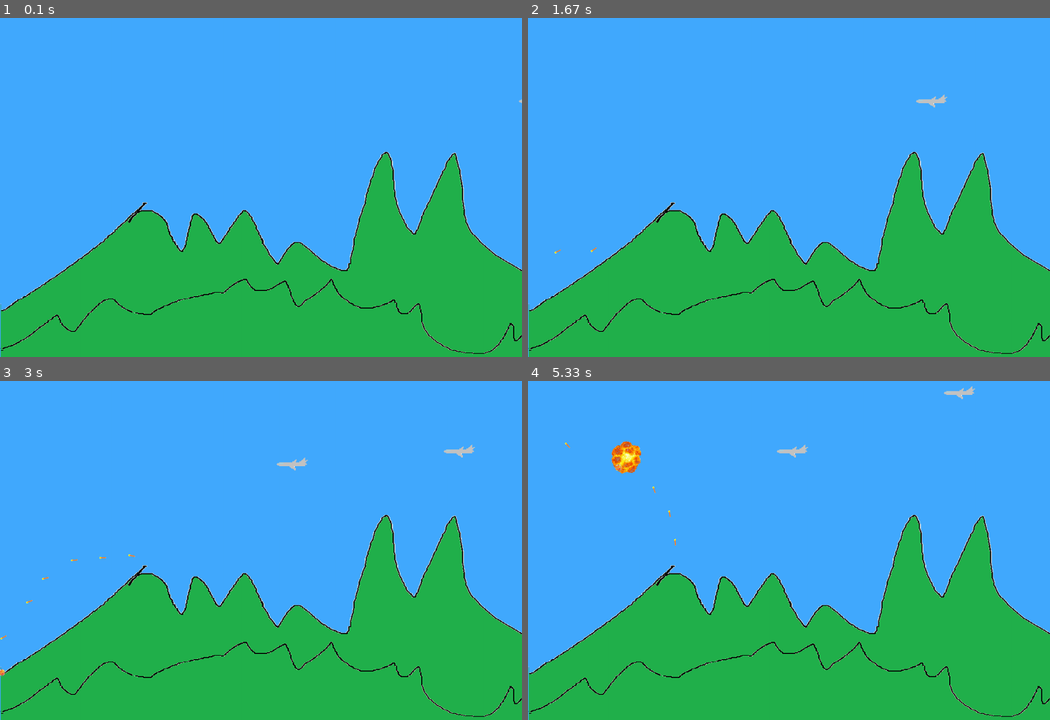
Above: before the commit, frames 1-4 (two rows, left to right).
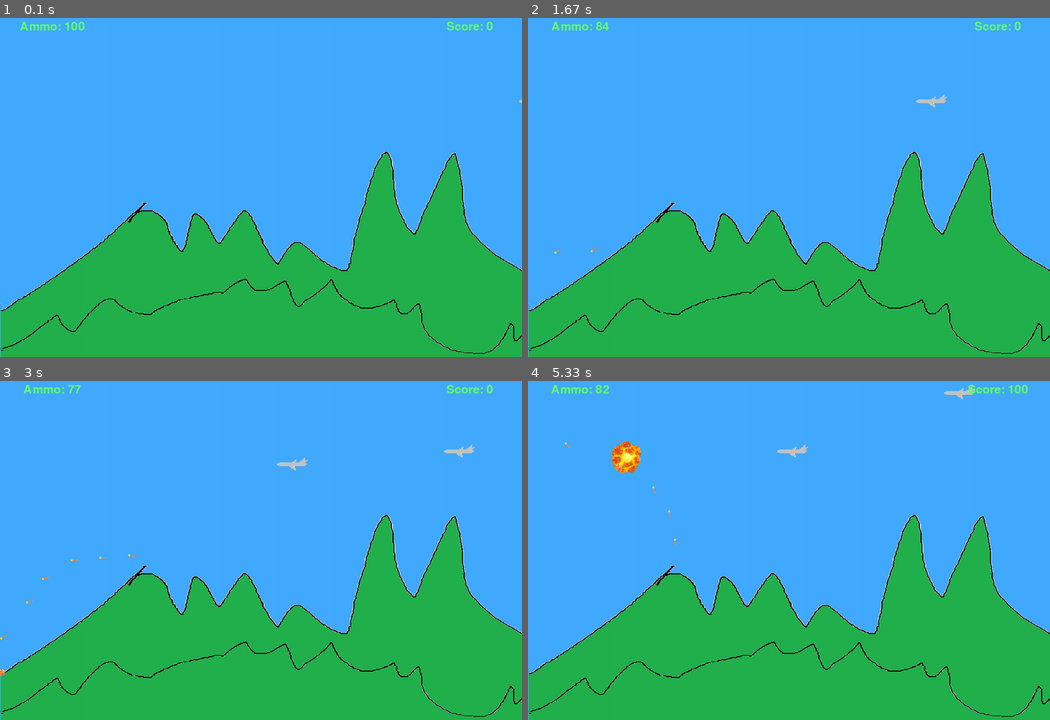
Above: after the commit, the same moments.

Repository: ViktorZhikharev/PyGameProject
Game: pygame game, started from main.py
Same seed, same stepped clock (60 frames per second), same inputs: the game is played once before the commit and once after it.
Inputs:
- Up to frame 1 (0.1 s): no input
- Up to frame 2 (1.67 s): hold Space 0.33-0.87 s; hold Left 0.33-0.87 s; hold Space 0.9-1.43 s; hold Left 0.9-1.43 s
- Up to frame 3 (3 s): hold Space from 2.53 s (still down); hold Right from 2.53 s (still down)
- Up to frame 4 (5.33 s): release Space at 3.17 s; release Right at 3.17 s; hold Space from 4.87 s (still down); hold Right from 4.87 s (still down)

The runs differ from the first frame. In frame 1, 0.3% of the frame differs, in the area x 3-95%, y 1-4%; in frame 2, 0.3%; in frame 3, 0.2%; in frame 4, 0.3%, in the area x 4-96%, y 1-4%.

Commit message:
beta 0.1.1 - добавлено лимитированное количество патронов, счётчик очков, экран game over, исправлена кодировка

Diff:
--- a/main.py
+++ b/main.py
@@ -1,4 +1,4 @@
-import pygame, os, sys, random, time, math, copy
+import pygame, os, sys, random, datetime, math, copy
 
 size = width, height = 1500, 1000
 screen = pygame.display.set_mode(size)
@@ -121,8 +121,13 @@
         super().__init__(pos, 'bmb.png', 0.3)
 
     def kill(self, key=False):
+        global score, ammo
         if key:
+            score += 100
+            ammo += 15
             Kaboom((self.rect.x, self.rect.y - 50), 'bomberboom.png', 20)
+        else:
+            score -= 100
         super().kill()
 
 
@@ -131,8 +136,13 @@
         super().__init__(pos, 'fgt.png', 0.6)
 
     def kill(self, key=False):
+        global score, ammo
         if key:
+            score += 50
+            ammo += 20
             Kaboom((self.rect.x, self.rect.y - 25), 'fighterboom.png', 15)
+        else:
+            score -= 50
         super().kill()
 
 
@@ -141,8 +151,13 @@
         super().__init__(pos, 'rct.png', 1)
 
     def kill(self, key=False):
+        global score, ammo
         if key:
+            score += 150
+            ammo += 45
             Kaboom((self.rect.x, self.rect.y - 25), 'bomberboom.png', 20)
+        else:
+            score -= 150
         super().kill()
 
 
@@ -150,66 +165,99 @@
 
 
 if __name__ == '__main__':
+    pygame.display.set_caption('PyGameProject')
+    pygame.init()
+    selector = 1
     while True:
-        pygame.display.set_caption('PyGameProject')
-        pygame.init()
         fc = 0
+        score = 0
+        ammo = 100
         lvlcount = 240
         clock = pygame.time.Clock()
         all_sprites = pygame.sprite.Group()
-        mountain = Background('lvl1.png')
+        if selector == 1:
+            mountain = Background('lvl1.png')
+            aa_pos = (420, 530)
         running = check = True
         shoot = tl = tr = False
         while running:
-            screen.fill((66, 170, 255))
-            all_sprites.draw(screen)
-            all_sprites.update()
-            dt = clock.tick(120)
-            for event in pygame.event.get():
-                if event.type == pygame.QUIT:
-                    running = False
-                if event.type == pygame.KEYDOWN:
-                    if event.key == pygame.K_SPACE:
-                        shoot = True
-                    if event.key == pygame.K_LEFT:
-                        tl = True
-                    if event.key == pygame.K_RIGHT:
-                        tr = True
-                if event.type == pygame.KEYUP:
-                    if event.key == pygame.K_SPACE:
-                        shoot = False
-                    if event.key == pygame.K_LEFT:
-                        tl = False
-                    if event.key == pygame.K_RIGHT:
-                        tr = False
-            if shoot and fc % 8 == 0:
-                Bullet((420, 530), 'blt1.png')
-            if fc < 10000:
-                if fc % lvlcount == 0:
-                    Bomber((width - 1, random.randint(0, 250)))
-            elif fc >= 10000 and fc < 100000:
-                if fc % lvlcount == 0:
-                    if random.choice([True, False]):
+            if score < 0:
+                screen.fill((0, 0, 0))
+                font = pygame.font.Font(None, 150)
+                stext = font.render('Game Over', True, (0, 255, 255))
+                stext_x = width // 2 - stext.get_width() // 2
+                stext_y = height // 2 - stext.get_height() // 2
+                stext_w = stext.get_width()
+                stext_h = stext.get_height()
+                screen.blit(stext, (stext_x, stext_y))
+                for event in pygame.event.get():
+                    if event.type == pygame.QUIT:
+                        running = False
+                pygame.display.flip()
+            else:
+                screen.fill((66, 170, 255))
+                all_sprites.draw(screen)
+                all_sprites.update()
+                font = pygame.font.Font(None, 50)
+                stext = font.render('Score: ' + str(score), True, (100, 255, 100))
+                stext_x = width - 150 - stext.get_width() // 2
+                stext_y = 50 - stext.get_height() // 2
+                stext_w = stext.get_width()
+                stext_h = stext.get_height()
+                screen.blit(stext, (stext_x, stext_y))
+                atext = font.render('Ammo: ' + str(ammo), True, (100, 255, 100))
+                atext_x = 150 - atext.get_width() // 2
+                atext_y = 50 - atext.get_height() // 2
+                atext_w = atext.get_width()
+                atext_h = atext.get_height()
+                screen.blit(atext, (atext_x, atext_y))
+                dt = clock.tick(120)
+                for event in pygame.event.get():
+                    if event.type == pygame.QUIT:
+                        running = False
+                    if event.type == pygame.KEYDOWN:
+                        if event.key == pygame.K_SPACE:
+                            shoot = True
+                        if event.key == pygame.K_LEFT:
+                            tl = True
+                        if event.key == pygame.K_RIGHT:
+                            tr = True
+                    if event.type == pygame.KEYUP:
+                        if event.key == pygame.K_SPACE:
+                            shoot = False
+                        if event.key == pygame.K_LEFT:
+                            tl = False
+                        if event.key == pygame.K_RIGHT:
+                            tr = False
+                if shoot and fc % 8 == 0 and ammo != 0:
+                    ammo -= 1
+                    Bullet(aa_pos, 'blt1.png')
+                if fc < 10000:
+                    if fc % lvlcount == 0:
                         Bomber((width - 1, random.randint(0, 250)))
-                    else:
-                        Fighter((width - 1, random.randint(0, 350)))
-            else:
-                if fc % lvlcount == 0:
-                    chose = random.randint(1,  5)
-                    if chose == 1 or chose == 2:
-                        Bomber((width - 1, random.randint(0, 250)))
-                    elif chose == 3 or chose == 4:
-                        Fighter((width - 1, random.randint(0, 350)))
-                    else:
-                        Rocket((width - 1, random.randint(0, 350)))
-            if tl:
-                AA_vect.turn(-1)
-            if tr:
-                AA_vect.turn(1)
-            fc += 1
-            if fc % 10000 == 0:
-                lvlcount //= 2
-            pygame.display.flip()
+                elif fc >= 10000 and fc < 100000:
+                    if fc % lvlcount == 0:
+                        if random.choice([True, False]):
+                            Bomber((width - 1, random.randint(0, 250)))
+                        else:
+                            Fighter((width - 1, random.randint(0, 350)))
+                else:
+                    if fc % lvlcount == 0:
+                        chose = random.randint(1,  5)
+                        if chose == 1 or chose == 2:
+                            Bomber((width - 1, random.randint(0, 250)))
+                        elif chose == 3 or chose == 4:
+                            Fighter((width - 1, random.randint(0, 350)))
+                        else:
+                            Rocket((width - 1, random.randint(0, 350)))
+                if tl:
+                    AA_vect.turn(-1)
+                if tr:
+                    AA_vect.turn(1)
+                fc += 1
+                if fc % 10000 == 0:
+                    lvlcount //= 2
+                pygame.display.flip()
         if not running:
             break
     pygame.quit()
